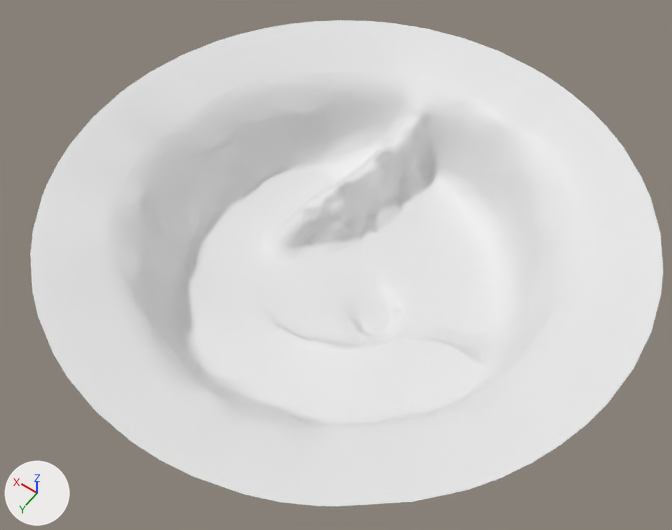
The glTF model maroon/assets/Ground/enviroment.glb as it was, and as the next commit left it.
The view is the same before and after, from a camera (50 mm lens) standing at (-767.0, 1113.0, 1795.0) and looking at (6.0, 31.0, 94.0). Every picture has the same lights, and +X, +Y and +Z are marked at lower left. Objects named as collision shapes, trigger or cutter boxes, shadow casters or lower levels of detail are left out. Where no turn or scale is listed for an object, it has been applied to the vertices.

Before the edit, the objects in view are built like this:
```python
me_circle = bpy.data.meshes.new('Circle')
me_circle.from_pydata(...)  # 7396 vertices, 14733 faces; spans x -681.0..681.0, y -681.0..681.0, z -29.0..251.0
ob_terrain = bpy.data.objects.new('terrain', me_circle)
ob_terrain.location = (0.0, 0.0, 0.0)
```
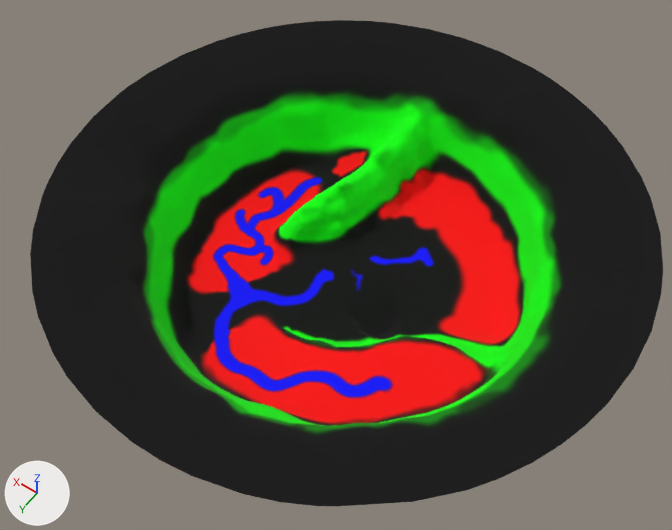
The newer file is also rescaled (x0.6) as a whole; pictures and numbers use the older file's frame.

Changed parts and their boxes [x1, y1, x2, y2] in the pictures (672 x 530 px):
```json
{"object": "terrain", "change": "recoloured", "before": [30, 20, 663, 506], "after": [30, 20, 663, 506], "on screen": "white to black"}
```

Scene script edits in JSON lines:
```json
{"op": "add", "block": "img_terrain_mask_rgb_layers", "code": ["img_terrain_mask_rgb_layers = load_image('terrain_mask_rgb_layers', '_unpacked/terrain_mask_rgb_layers', 512, 512, 'sRGB')"]}
{"op": "add", "block": "mat_terrain", "code": ["mat_terrain = principled_material('terrain')", "mat_terrain.texture = img_terrain_mask_rgb_layers", "mat_terrain.roughness = 1.0"]}
{"block": "me_circle", "where": "me_circle.from_pydata(...)  # 7396 vertices, 14733 faces; spans x -681.0..681.0, y -681.0..681.0, z -29.0..251.0"}
{"op": "add", "block": "me_circle", "code": "me_circle.materials.append(mat_terrain)  # picture img_terrain_mask_rgb_layers"}
```
